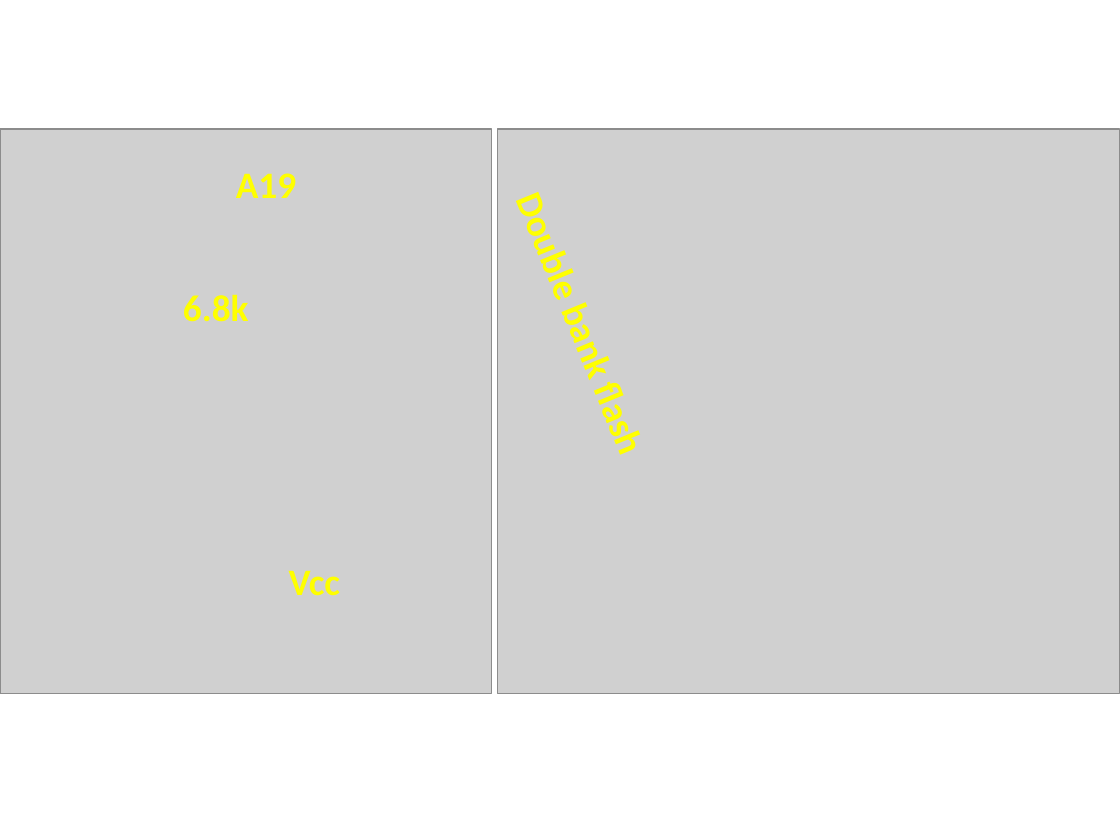
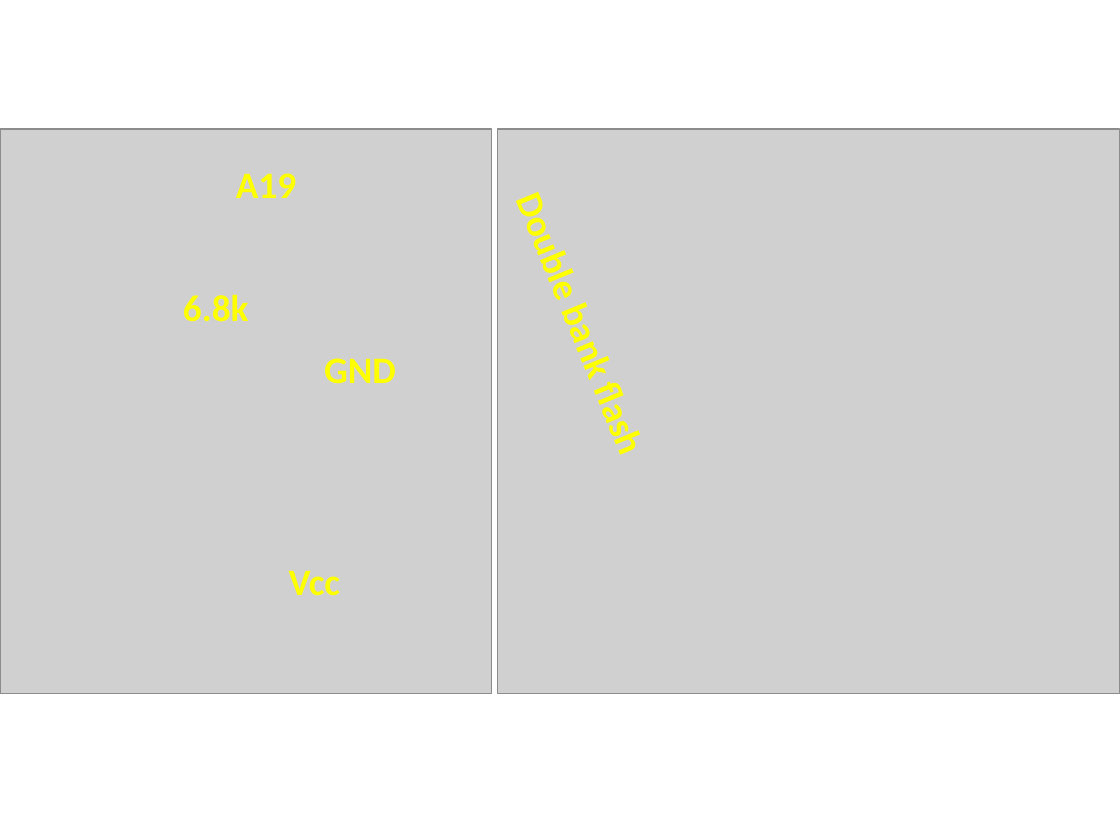
Before and after one commit to Raphael-Boichot/Teardown-of-Neo-Geo-MVS-repros, a slide deck: slide 1 of Magician_Lord_hacks/Double_bank_hack.pptx. Drawn at 1120x840 pixels with LibreOffice and Linux fonts; fonts in the diff are those of the drawing; grey boxes stand for pictures. Boxes give left, top, right and bottom in pixels: in the first picture for what was removed or moved away, otherwise in the second. Text is boxed around its words. In the diff, an @@ line names an element or a change of style, - is before the commit and + after.

```diff
--- a/Magician_Lord_hacks/Double_bank_hack.pptx
+++ b/Magician_Lord_hacks/Double_bank_hack.pptx
@@ text added at [324,358,396,384], 24 pt, text #FFFF00, bold @@
+GND
```
Also in this commit, not shown: 1 other file.
